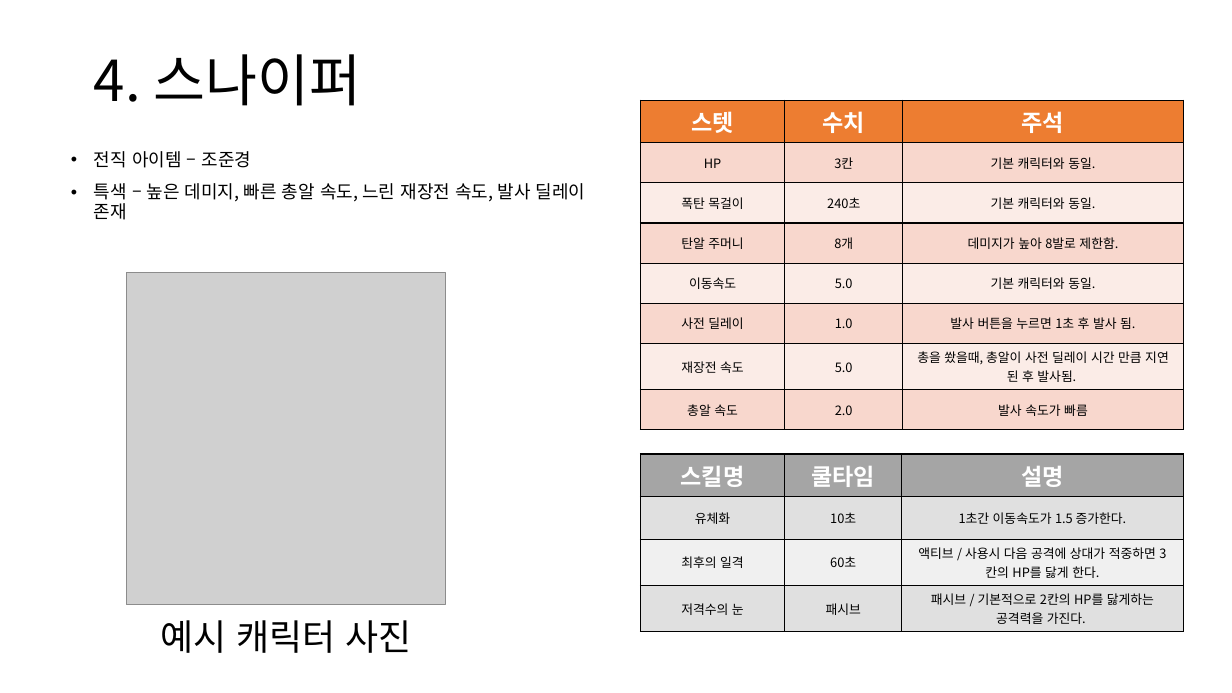
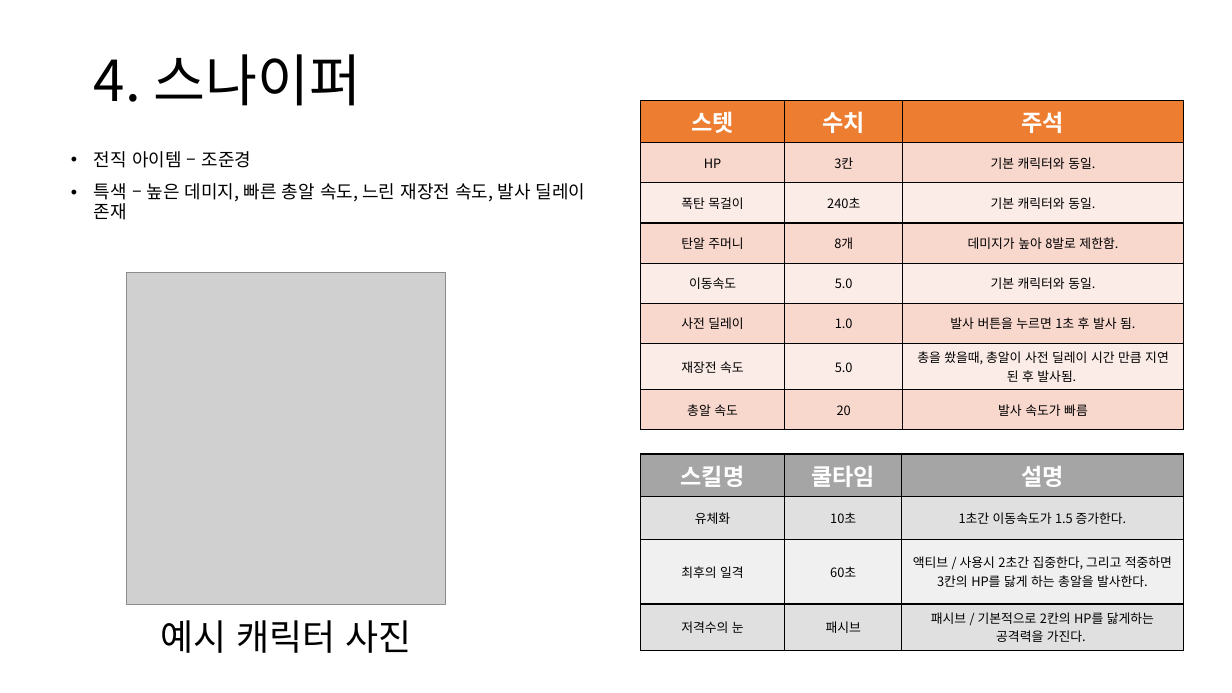
Before and after one commit to TRASHES0/MAFIA_60SECs, a slide deck: slide 5 of 기획/TRASHES 직업 기획서 - 12.07.pptx. Drawn at 1232x693 pixels with LibreOffice and Linux fonts; fonts in the diff are those of the drawing; grey boxes stand for pictures. Boxes give left, top, right and bottom in pixels: in the first picture for what was removed or moved away, otherwise in the second. Text is boxed around its words. In the diff, an @@ line names an element or a change of style, - is before the commit and + after.

```diff
--- a/기획/TRASHES 직업 기획서 - 12.07.pptx
+++ b/기획/TRASHES 직업 기획서 - 12.07.pptx
@@ table at (640, 100, 1184, 421) @@
-row 8, column 2: 2.0
+row 8, column 2: 20
@@ table at (640, 454, 1184, 646) @@
-row 3, column 3: 액티브 / 사용시 다음 공격에 상대가 적중하면 3칸의 HP를 닳게 한다.
+row 3, column 3: 액티브 / 사용시 2초간 집중한다, 그리고 적중하면 3칸의 HP를 닳게 하는 총알을 발사한다.
```
Also in this commit, not shown: 7 other slides changed.
